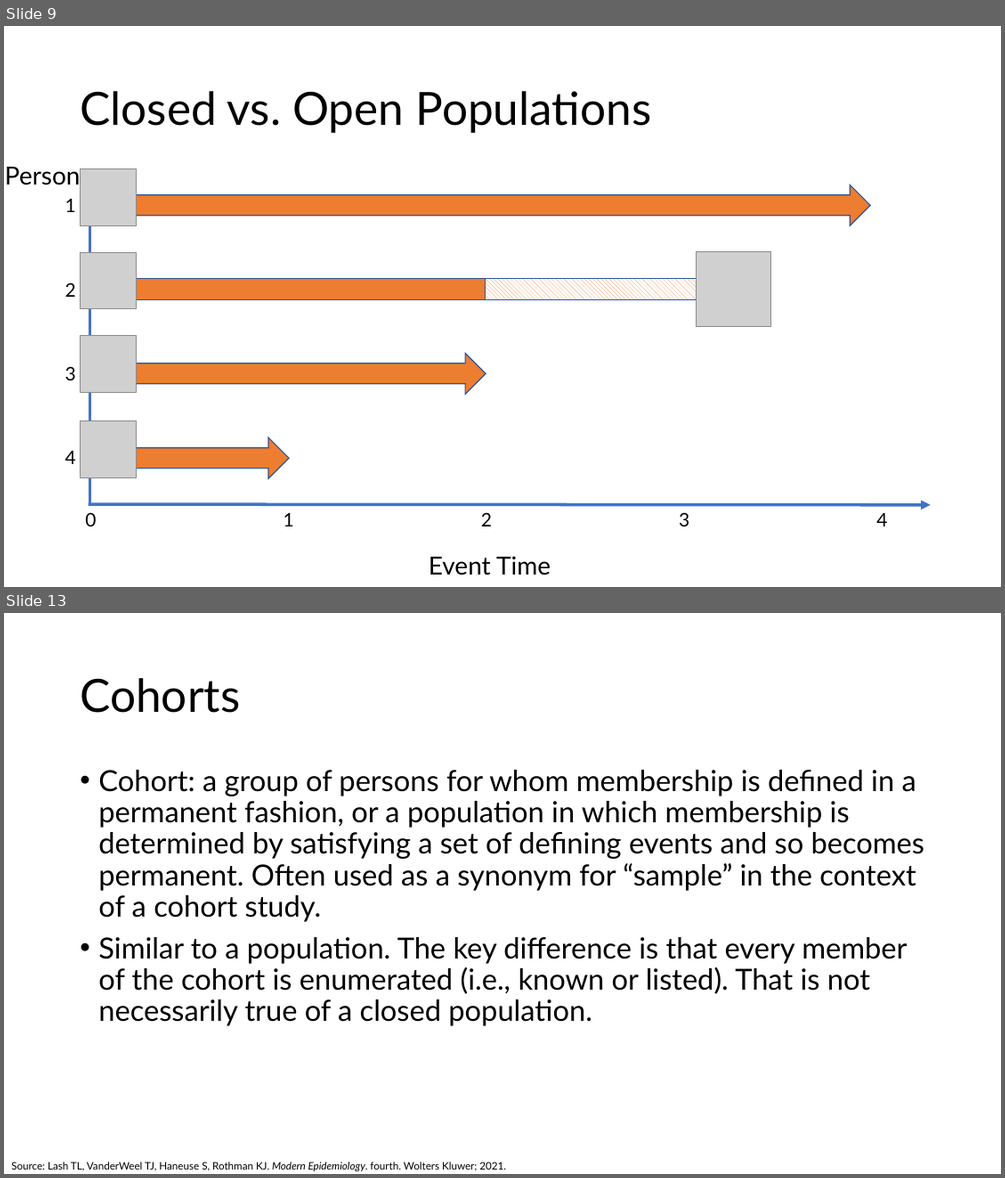
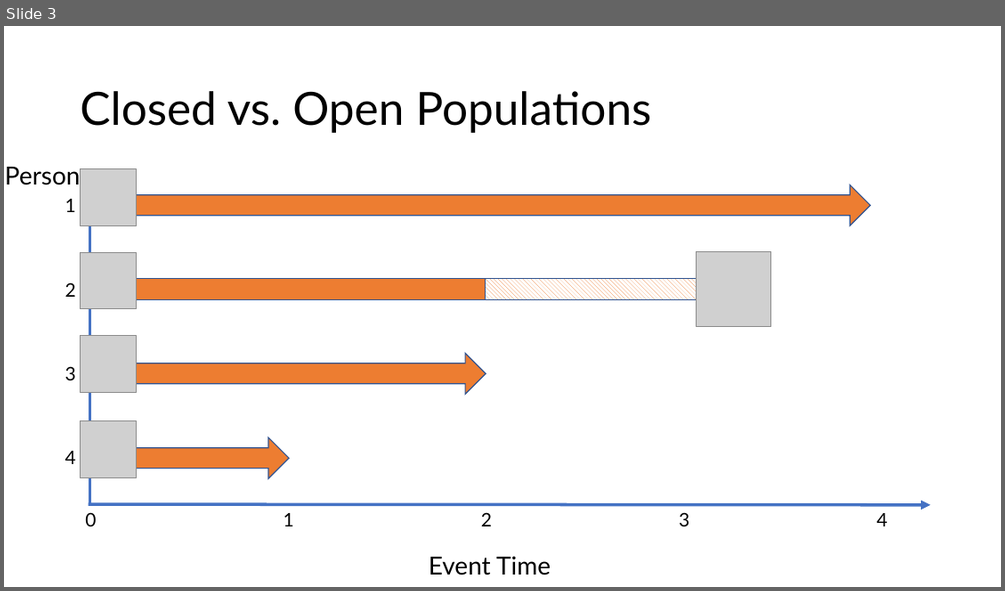
Before and after one commit to brad-cannell/r4epi, a slide deck: img/10_part_intro_epi/02_populations/populations.pptx. Shown one above the other, each under a label of ours: slides 9 and 13 before the commit, slide 3 after it; the slides between them are not shown. The pictures are 1005x1178 and 1005x591 pixels, drawn with LibreOffice and Linux fonts; fonts in the diff are those of the drawing; grey boxes stand for pictures. Boxes give left, top, right and bottom in pixels: in the first picture for what was removed or moved away, otherwise in the second. Text is boxed around its words. In the diff, an @@ line names an element or a change of style, - is before the commit and + after.

Commit message:
Move over populations slides verbatim

```diff
--- a/img/10_part_intro_epi/02_populations/populations.pptx
+++ b/img/10_part_intro_epi/02_populations/populations.pptx
@@ slide 13 removed at bbox=[4, 613, 1001, 1174], background #FFFFFF @@
@@ title removed at bbox=[80, 678, 240, 713] @@
-Cohorts
@@ text removed at bbox=[98, 770, 924, 1026] @@
-• Cohort: a group of persons for whom membership is defined in a permanent fashion, or a population in which membership is determined by satisfying a set of defining events and so becomes permanent. Often used as a synonym for “sample” in the context of a cohort study.
-• Similar to a population. The key difference is that every member of the cohort is enumerated (i.e., known or listed). That is not necessarily true of a closed population.
@@ text removed at bbox=[11, 1161, 506, 1171] @@
-Source: Lash TL, VanderWeel TJ, Haneuse S, Rothman KJ. Modern Epidemiology. fourth. Wolters Kluwer; 2021.
@@ what was slide 9 is now slide 3 @@
```
Also in this commit, not shown: 1 slide changed, 14 other slides removed, 26 other files.
